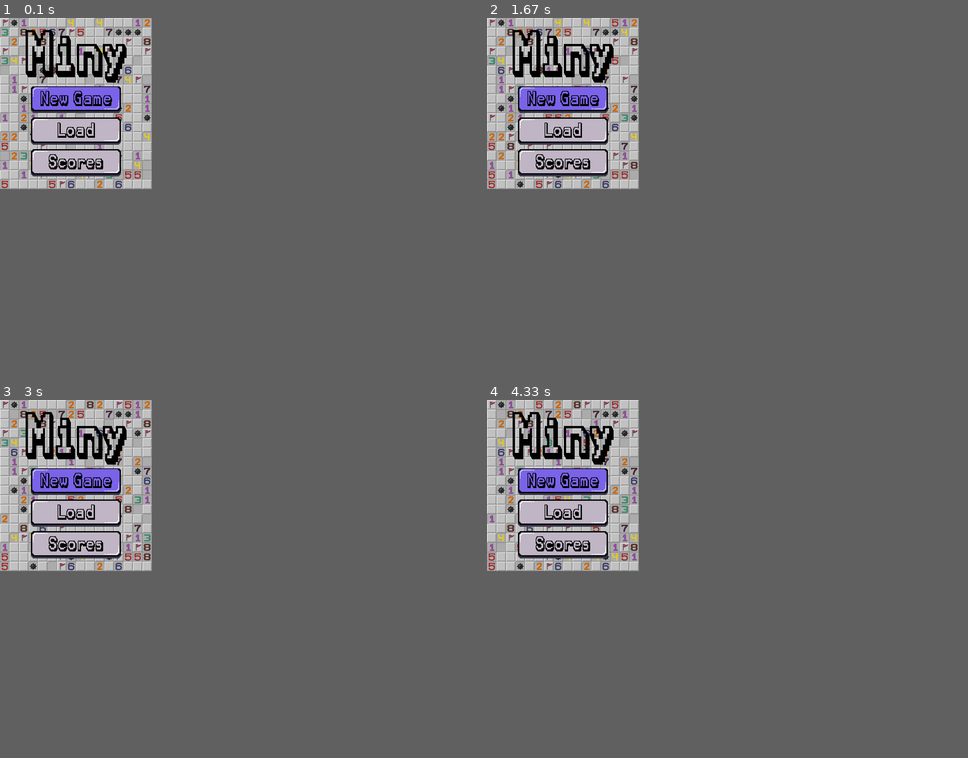
Above: before the commit, frames 1-4 (two rows, left to right).
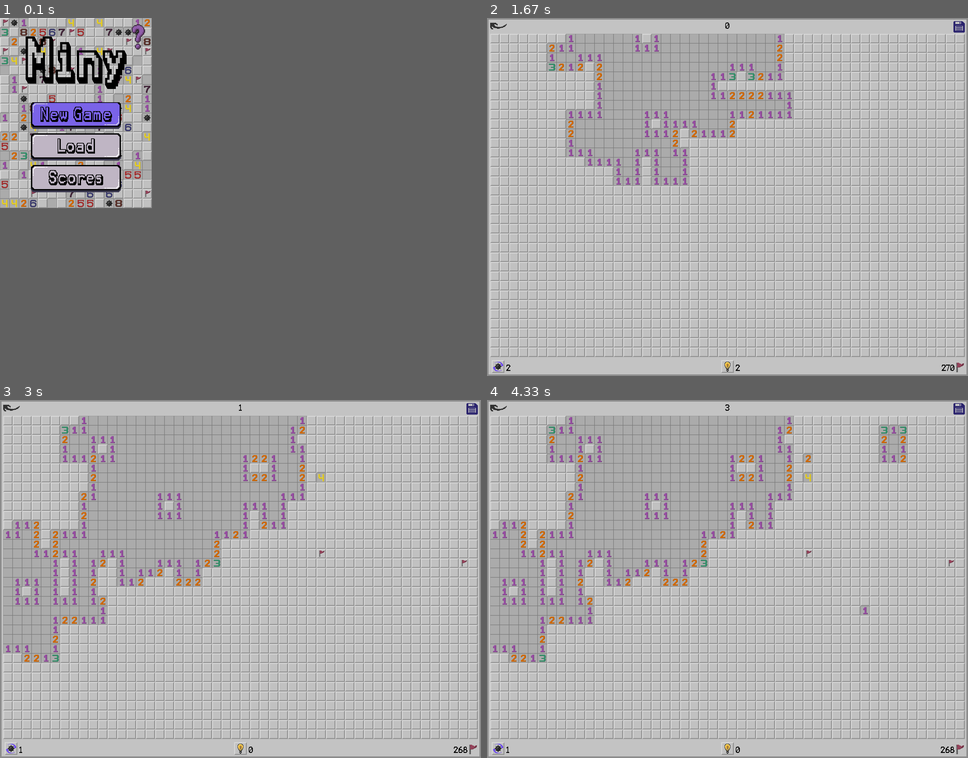
Above: after the commit, the same moments.

Repository: ctu-pjin/2024-i-hra-miny
Game: pygame game, started from pygame_part.py
The game is run twice, just before and just after one commit, with the same random seed, the same clock (stepped at 60 frames per second) and the same inputs.
Inputs (mouse positions are in pixels of both pictures, inside the frame that each line leads up to):
- Up to frame 1 (0.1 s): no input
- Up to frame 2 (1.67 s): click (563, 114) at 0.38 s; press the mouse at (563, 114) at 0.7 s; move the mouse to (568, 136) at 0.8 s; release the mouse at (573, 154) at 0.93 s; click (616, 125) at 1.05 s; press the mouse at (496, 365) at 1.37 s; move the mouse to (588, 311) at 1.47 s; release the mouse at (684, 254) at 1.6 s
- Up to frame 3 (3 s): press the mouse at (240, 747) at 1.7 s; move the mouse to (230, 621) at 1.8 s; release the mouse at (221, 493) at 1.93 s; click (327, 478) at 2.05 s; press the mouse at (9, 747) at 2.37 s; move the mouse to (139, 629) at 2.47 s; release the mouse at (269, 507) at 2.6 s; press the mouse at (240, 747) at 2.7 s; move the mouse to (283, 722) at 2.8 s; release the mouse at (327, 697) at 2.93 s
- Up to frame 4 (4.33 s): click (866, 607) at 3.05 s; click (809, 460) at 3.38 s; click (895, 450) at 4.22 s
In our replay, in frame 1 the window is 480x540 before the commit and 480x600 after it. These sizes can differ from the game's own. Grey fills any space a smaller window leaves; there, only what the larger window draws over its background counts as a difference.

The runs differ from the first frame. In frame 1, 5.6% of the frame differs, in the area x 0-32%, y 1-54%; in frame 2, 24%; in frame 3, 25%; in frame 4, 25%, in the area x 0-100%, y 0-100%.

Commit message:
Přidání surfů

Diff:
--- a/pygame_part.py
+++ b/pygame_part.py
@@ -18,7 +18,7 @@
 
 
 """Preassigning variables"""
-screen_width, screen_height = 480, 540
+screen_width, screen_height = 480, 600
 screen_width_game, screen_height_game = 100, 100
 dw = 10
 dh = 50
@@ -35,7 +35,7 @@
 difficulty = str()
 data_list = []
 
-MENU_SCREEN_DIMENSIONS = (480, 540)
+MENU_SCREEN_DIMENSIONS = (screen_width, screen_height)
 fps = 60
 
 
@@ -60,6 +60,8 @@
 medium_surf_off  = pygame.image.load("surfaces/medium_button_off.png").convert_alpha()
 hard_surf_on  = pygame.image.load("surfaces/hard_button_on.png").convert_alpha()
 hard_surf_off  = pygame.image.load("surfaces/hard_button_off.png").convert_alpha()
+custom_surf_on = pygame.image.load("surfaces/custom_button_on.png").convert_alpha()
+custom_surf_off = pygame.image.load("surfaces/custom_button_off.png").convert_alpha()
 box_surf = pygame.image.load("mines/box.png").convert()
 one_surf = pygame.image.load("mines/one.png").convert()
 two_surf = pygame.image.load("mines/two.png").convert()
@@ -89,6 +91,9 @@
 hint_off_surf = pygame.image.load("surfaces/hint_off.png").convert()
 scores_button_on_surf = pygame.image.load("surfaces/scores_button_on.png").convert()
 scores_button_off_surf = pygame.image.load("surfaces/scores_button_off.png").convert()
+question_mark_surf_off = pygame.image.load("surfaces/question_mark_off_spaced.png").convert_alpha()
+question_mark_surf_on = pygame.image.load("surfaces/question_mark_on.png").convert_alpha()
+
 
 
 scale_factor = 1
@@ -113,27 +118,30 @@
 seven_surf_game = scale_surface(seven_surf, scale_factor)
 eight_surf_game = scale_surface(eight_surf, scale_factor)
 
-
 cell_size *= scale_factor
 
-
+question_mark_surf_off = scale_surface(question_mark_surf_off, 1.3)
+question_mark_surf_on = scale_surface(question_mark_surf_on, 1.3)
 
 # Create rectangles
-new_game_rect_off = new_game_surf_off.get_rect(midbottom=(screen_width/2, 300)) #rectangle of the surface. Easier to specify an exact location
-new_game_rect_on = new_game_surf_on.get_rect(midbottom=(screen_width/2, 300))
-load_rect_off = load_surf_off.get_rect(midbottom=(screen_width/2, 400))
-load_rect_on = load_surf_on.get_rect(midbottom=(screen_width/2, 400))
-scores_rect_off = scores_surf_off.get_rect(midbottom=(screen_width/2, 500))
-scores_rect_on = scores_surf_on.get_rect(midbottom=(screen_width/2, 500))
+new_game_rect_off = new_game_surf_off.get_rect(midbottom=(screen_width/2, 350)) #rectangle of the surface. Easier to specify an exact location
+new_game_rect_on = new_game_surf_on.get_rect(midbottom=(screen_width/2, 350))
+load_rect_off = load_surf_off.get_rect(midbottom=(screen_width/2, 450))
+load_rect_on = load_surf_on.get_rect(midbottom=(screen_width/2, 450))
+scores_rect_off = scores_surf_off.get_rect(midbottom=(screen_width/2, 550))
+scores_rect_on = scores_surf_on.get_rect(midbottom=(screen_width/2, 550))
 easy_rect_on = easy_surf_on.get_rect(midbottom=(screen_width/2, 250))
 easy_rect_off = easy_surf_off.get_rect(midbottom=(screen_width/2, 250))
 medium_rect_on = medium_surf_on.get_rect(midbottom=(screen_width/2, 350))
 medium_rect_off = medium_surf_off.get_rect(midbottom=(screen_width/2, 350))
 hard_rect_on = hard_surf_on.get_rect(midbottom=(screen_width/2, 450))
 hard_rect_off = hard_surf_off.get_rect(midbottom=(screen_width/2, 450))
+custom_rect_on = custom_surf_on.get_rect(midbottom=(screen_width/2, 550))
+custom_rect_off = custom_surf_off.get_rect(midbottom=(screen_width/2, 550))
 back_arrow_rect = back_arrow_surf_off.get_rect(topleft = (20, 20))
 back_arrow_rect_small = back_arrow_surf_off_small.get_rect(topleft = (10, 15))
 reshuffle_rect = reshuffle_on_surf.get_rect(bottomleft = (10, 20))
+question_mark_rect = question_mark_surf_on.get_rect(topright = (screen_width - 15, 15))
 
 
 save_slot_width = empty_save_surf.get_width()
@@ -232,7 +240,7 @@
 
 # Part for loading texts
 text_miny_surf = karma_font_160.render("Miny", False, "Black")
-text_miny_rect = text_miny_surf.get_rect(midtop=(screen_width/2, 20))
+text_miny_rect = text_miny_surf.get_rect(midtop=(screen_width/2, 40))
 text_difficulty_surf = karma_font_60.render("Difficulty", False, "Black")
 text_difficulty_rect = text_difficulty_surf.get_rect(midtop=(screen_width/2, 70))
 text_save_system_surf = karma_font_60.render("Save system", False, "Black")
@@ -592,14 +600,19 @@
             else:
                 screen.blit(scores_surf_off, scores_rect_off)
 
+            if question_mark_rect.collidepoint(pygame.mouse.get_pos()):
+                screen.blit(question_mark_surf_on, question_mark_rect)
+            else:
+                screen.blit(question_mark_surf_off, question_mark_rect)
+
             screen.blit(text_miny_surf,text_miny_rect)
 
         elif new_game_menu: # this is drawn, while new game menu is active
             screen.fill((200, 200, 200))
             update_cell(menu_bg_surface, mine_field)
             screen.blit(menu_bg_surface, (0, 0))
-            pygame.draw.rect(screen, (50, 50, 50), (screen_width/2-160, 50, 320, 420))
-            pygame.draw.rect(screen, (130, 130, 130), (screen_width/2-155, 55, 310, 410))
+            pygame.draw.rect(screen, (50, 50, 50), (screen_width/2-160, 50, 320, 520))
+            pygame.draw.rect(screen, (130, 130, 130), (screen_width/2-155, 55, 310, 510))
             screen.blit(text_difficulty_surf, text_difficulty_rect)
 
             if easy_rect_on.collidepoint(pygame.mouse.get_pos()):
@@ -616,6 +629,11 @@
                 screen.blit(hard_surf_on, hard_rect_on)
             else:
                 screen.blit(hard_surf_off, hard_rect_off)
+
+            if custom_rect_on.collidepoint(pygame.mouse.get_pos()):
+                screen.blit(custom_surf_on, custom_rect_on)
+            else:
+                screen.blit(custom_surf_off, custom_rect_off)
 
             if back_arrow_rect.collidepoint(pygame.mouse.get_pos()):
                 screen.blit(back_arrow_surf_on, back_arrow_rect)
Binary file added: surfaces/custom_button_off.png
Binary file added: surfaces/custom_button_on.png
Binary file added: surfaces/question_mark_2.png
Binary file added: surfaces/question_mark_off.png
Binary file added: surfaces/question_mark_off_spaced.png
Binary file added: surfaces/question_mark_on.png
